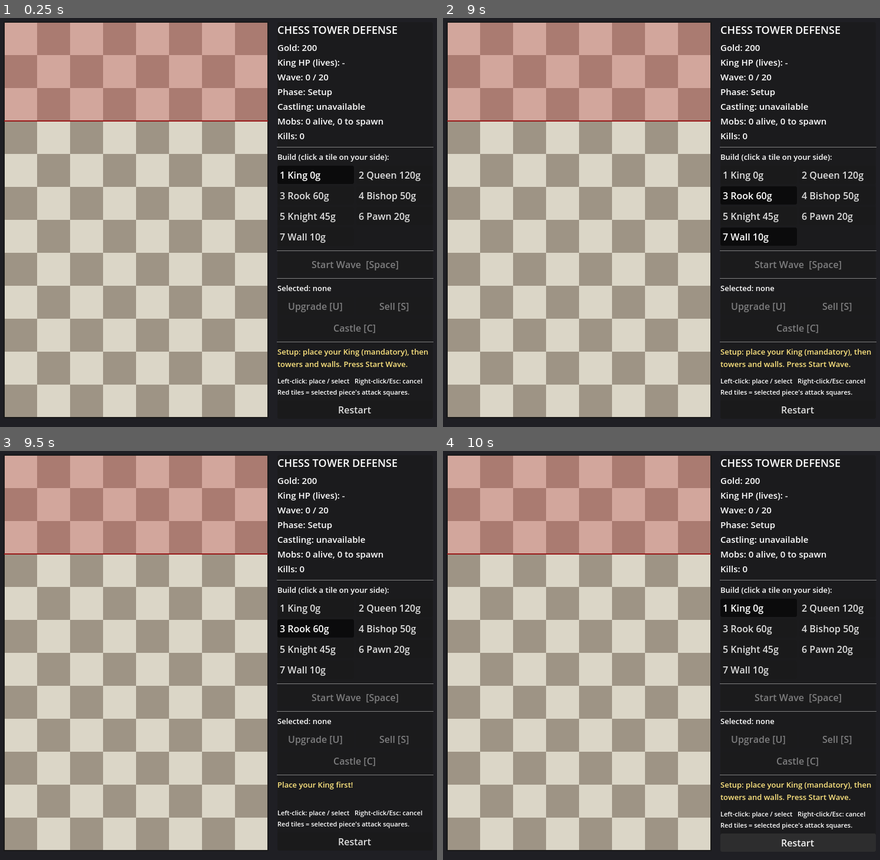
Above: before the commit, frames 1-4 (two rows, left to right).
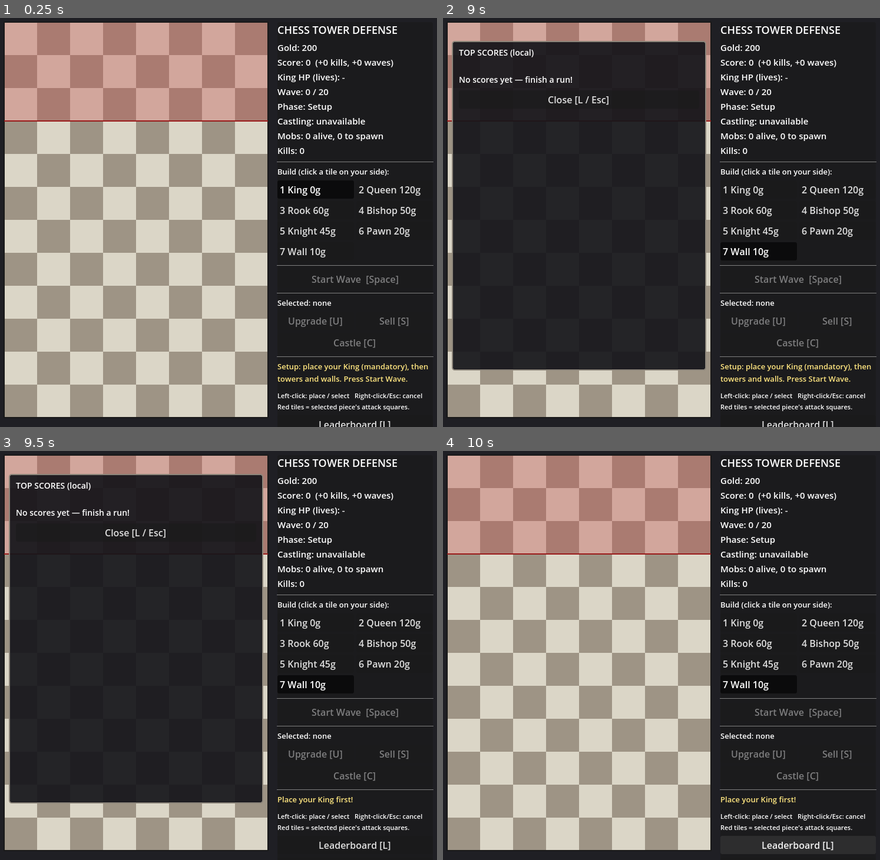
Above: after the commit, the same moments.

Repository: mhaiprojects/ChessTD-Protect-the-King
Game: Godot game, scene res://scenes/main.tscn
The game is run twice, just before and just after one commit, with the same random seed, the same clock (stepped at 60 frames per second) and the same inputs.
Inputs (mouse positions are in pixels of both pictures, inside the frame that each line leads up to):
- Up to frame 1 (0.25 s): no input
- Up to frame 2 (9 s): click (796, 422) at 0.5 s, where only the run after the commit has a clickable "Leaderboard [L]"; click "Restart" (after the commit: "Close [L / Esc]") at 1.25 s; click (796, 410) at 2 s, where only the run before the commit has a clickable "Restart"; click (796, 410) at 2.75 s, where only the run before the commit has a clickable "Restart"; click "1 King 0g" at 3.5 s; click "2 Queen 120g" at 4.25 s; click "3 Rook 60g" at 5 s; click "4 Bishop 50g" at 5.75 s; click "5 Knight 45g" at 6.5 s; click "6 Pawn 20g" at 7.25 s; click "7 Wall 10g" at 8 s; tap A at 8.75 s; move the mouse to (762, 197) at 8.77 s; tap L at 8.85 s; click (762, 197) at 8.92 s
- Up to frame 3 (9.5 s): tap Space at 9.02 s
- Up to frame 4 (10 s): click (796, 843) at 9.5 s, where only the run after the commit has a clickable "Leaderboard [L]"

The runs differ from the first frame. In frame 1, 5.6% of the frame differs, in the area x 63-100%, y 10-100%; in frame 2, 52%, in the area x 2-100%, y 5-100%; in frame 3, 52%; in frame 4, 5.2%.

Commit message:
2026-11-17 18:17 AEDT: Add match scoring, local leaderboard, and HUD overlays.
Co-authored-by: Cursor <cursoragent@cursor.com>

Diff:
--- a/scripts/game.gd
+++ b/scripts/game.gd
@@ -4,6 +4,8 @@
 
 const P := preload("res://scripts/pieces.gd")
 const M := preload("res://scripts/mobs.gd")
+const SC := preload("res://scripts/scoring.gd")
+const HS := preload("res://scripts/highscores.gd")
 
 const COLS := 8
 const ROWS := 12
@@ -70,7 +72,12 @@
 var wave_hp := 18.0              # legacy default HP for tests that override hp only
 var kills := 0
 var gold_from_kills := 0
+var score := 0
+var score_from_kills := 0
+var score_from_waves := 0
+var match_result := ""          # "", "win", or "loss" after first end
 var last_message := ""
+var _match_recorded := false
 var castling_used := false
 var rng := RandomNumberGenerator.new()
 var astar := AStarGrid2D.new()
@@ -102,6 +109,11 @@
 	spawn_types.clear()
 	kills = 0
 	gold_from_kills = 0
+	score = 0
+	score_from_kills = 0
+	score_from_waves = 0
+	match_result = ""
+	_match_recorded = false
 	castling_used = false
 	_board_changed()
 	_msg("Setup: place your King (mandatory), then towers and walls. Press Start Wave.")
@@ -111,6 +123,22 @@
 
 func _msg(t: String) -> void:
 	last_message = t
+
+
+func _refresh_score() -> void:
+	score = SC.final_score(score_from_kills, score_from_waves)
+
+
+func _record_match_end() -> void:
+	if _match_recorded:
+		return
+	_match_recorded = true
+	_refresh_score()
+	if phase == Phase.VICTORY:
+		match_result = "win"
+	else:
+		match_result = "loss"
+	HS.add_entry(score, wave, match_result)
 
 
 func in_bounds(c: Vector2i) -> bool:
@@ -487,12 +515,16 @@
 	if phase == Phase.WAVE and spawn_left == 0 and mobs.is_empty():
 		var bonus := M.wave_clear_bonus(wave)
 		gold += bonus
+		var wp := SC.wave_clear_points(wave)
+		score_from_waves += wp
+		_refresh_score()
 		if wave >= MAX_WAVES:
 			phase = Phase.VICTORY
-			_msg("VICTORY! All %d waves cleared." % MAX_WAVES)
+			_msg("VICTORY! All %d waves cleared. Final score: %d." % [MAX_WAVES, score])
+			_record_match_end()
 		else:
 			phase = Phase.BETWEEN
-			_msg("Wave %d cleared! +%d bonus gold. Build, then start the next wave." % [wave, bonus])
+			_msg("Wave %d cleared! +%d bonus gold, +%d score. Build, then start the next wave." % [wave, bonus, wp])
 
 
 func _mob_claims_tile(m, c: Vector2i) -> bool:
@@ -614,7 +646,9 @@
 	if p.type == P.KING:
 		king_cell = Vector2i(-1, -1)
 		phase = Phase.GAME_OVER
-		_msg("Your King has fallen - GAME OVER (wave %d). Press Restart." % wave)
+		_refresh_score()
+		_msg("Your King has fallen - GAME OVER (wave %d). Score: %d. Press Restart." % [wave, score])
+		_record_match_end()
 	else:
 		_msg("Your %s was destroyed!" % P.NAMES[p.type])
 	_board_changed()
@@ -643,6 +677,9 @@
 			gold += best.reward
 			gold_from_kills += best.reward
 			kills += 1
+			var pts := SC.kill_points(best.mob_type, maxi(wave, 1))
+			score_from_kills += pts
+			_refresh_score()
 
 
 # ---------------------------------------------------------------- input
@@ -747,7 +784,9 @@
 	if phase == Phase.GAME_OVER or phase == Phase.VICTORY:
 		var box := Rect2(ORIGIN + Vector2(0, 5 * TILE), Vector2(COLS * TILE, 2 * TILE))
 		draw_rect(box, Color(0, 0, 0, 0.75))
-		draw_string(font, box.position + Vector2(0, 70), PHASE_NAMES[phase], HORIZONTAL_ALIGNMENT_CENTER, box.size.x, 40, Color.WHITE)
+		var head: String = PHASE_NAMES[phase]
+		draw_string(font, box.position + Vector2(0, 36), head, HORIZONTAL_ALIGNMENT_CENTER, box.size.x, 36, Color.WHITE)
+		draw_string(font, box.position + Vector2(0, 78), "Score: %d" % score, HORIZONTAL_ALIGNMENT_CENTER, box.size.x, 28, Color(1, 0.92, 0.45))
 
 
 func _draw_piece_shape(type: int, c: Vector2, level: int, hp_ratio: float, flash: float, font: Font, alpha: float) -> void:
--- /dev/null
+++ b/scripts/highscores.gd
@@ -0,0 +1,94 @@
+extends RefCounted
+## Local JSON leaderboard (top 10). Override save path for tests.
+
+const MAX_ENTRIES := 10
+const DEFAULT_PATH := "user://highscores.json"
+
+static var _path_override: String = ""
+
+
+static func set_save_path(path: String) -> void:
+	_path_override = path
+
+
+static func reset_save_path() -> void:
+	_path_override = ""
+
+
+static func get_save_path() -> String:
+	if _path_override != "":
+		return _path_override
+	return DEFAULT_PATH
+
+
+static func load_entries() -> Array:
+	var path := get_save_path()
+	if not FileAccess.file_exists(path):
+		return []
+	var f := FileAccess.open(path, FileAccess.READ)
+	if f == null:
+		return []
+	var parsed = JSON.parse_string(f.get_as_text())
+	if parsed == null or not (parsed is Array):
+		return []
+	return parsed.duplicate(true)
+
+
+static func save_entries(entries: Array) -> bool:
+	var trimmed := trim_top(sort_entries(entries))
+	var f := FileAccess.open(get_save_path(), FileAccess.WRITE)
+	if f == null:
+		return false
+	f.store_string(JSON.stringify(trimmed, "\t"))
+	return true
+
+
+static func trimmed_copy(entries: Array) -> Array:
+	return trim_top(entries.duplicate(true))
+
+
+static func sort_entries(entries: Array) -> Array:
+	var out: Array = entries.duplicate(true)
+	out.sort_custom(func(a, b):
+		var sa: int = int(a.get("score", 0))
+		var sb: int = int(b.get("score", 0))
+		if sa != sb:
+			return sa > sb
+		var wa: int = int(a.get("waves", 0))
+		var wb: int = int(b.get("waves", 0))
+		return wa > wb
+	)
+	return out
+
+
+static func trim_top(entries: Array) -> Array:
+	if entries.size() <= MAX_ENTRIES:
+		return entries
+	return entries.slice(0, MAX_ENTRIES)
+
+
+static func add_entry(score: int, waves: int, result: String, datetime: String = "") -> Array:
+	var when := datetime
+	if when == "":
+		when = Time.get_datetime_string_from_system()
+	var entry := {
+		"score": score,
+		"waves": waves,
+		"result": result,
+		"datetime": when,
+	}
+	var all := load_entries()
+	all.append(entry)
+	all = sort_entries(all)
+	all = trim_top(all)
+	save_entries(all)
+	return all
+
+
+static func normalize_entry(d: Dictionary) -> Dictionary:
+	return {
+		"score": int(d.get("score", 0)),
+		"waves": int(d.get("waves", 0)),
+		"result": str(d.get("result", "loss")),
+		"datetime": str(d.get("datetime", "")),
+	}
--- /dev/null
+++ b/scripts/scoring.gd
@@ -0,0 +1,27 @@
+extends RefCounted
+## Match score: kill points by mob strength and wave-clear bonuses.
+
+const M := preload("res://scripts/mobs.gd")
+
+## Base kill score by mob type (promoted and brutes worth more).
+const KILL_BASE := {
+	M.GRUNT: 10,
+	M.RUNNER: 7,
+	M.BRUTE: 24,
+	M.SAPPER: 13,
+	M.PROMOTED: 32,
+}
+
+
+static func kill_points(mob_type: int, wave: int) -> int:
+	var base: int = int(KILL_BASE.get(mob_type, 10))
+	var w: int = maxi(1, wave)
+	return base + w
+
+
+static func wave_clear_points(wave: int) -> int:
+	return 20 + 6 * wave
+
+
+static func final_score(kill_total: int, wave_bonus_total: int) -> int:
+	return kill_total + wave_bonus_total
--- a/scripts/ui.gd
+++ b/scripts/ui.gd
@@ -2,6 +2,7 @@
 ## Side panel HUD built in code: stats, build palette, wave/upgrade/sell controls.
 
 const P := preload("res://scripts/pieces.gd")
+const HS := preload("res://scripts/highscores.gd")
 
 var game
 var lbl_stats: Label
@@ -13,6 +14,12 @@
 var btn_sell: Button
 var btn_restart: Button
 var btn_castle: Button
+var btn_leaderboard: Button
+var overlay_final: PanelContainer
+var overlay_leaderboard: PanelContainer
+var lbl_final_body: Label
+var lbl_leaderboard_body: Label
+var _end_overlay_shown := false
 
 
 func _ready() -> void:
@@ -70,9 +77,22 @@
 	spacer.size_flags_vertical = Control.SIZE_EXPAND_FILL
 	v.add_child(spacer)
 	v.add_child(_label("Left-click: place / select   Right-click/Esc: cancel\nRed tiles = selected piece's attack squares.", 11))
+	btn_leaderboard = _button("Leaderboard [L]")
+	btn_leaderboard.pressed.connect(toggle_leaderboard)
+	v.add_child(btn_leaderboard)
 	btn_restart = _button("Restart")
-	btn_restart.pressed.connect(func(): game.reset())
+	btn_restart.pressed.connect(_on_restart)
 	v.add_child(btn_restart)
+
+	overlay_final = _overlay_panel(Vector2(56, 420), Vector2(368, 200))
+	overlay_final.z_index = 5
+	lbl_final_body = _overlay_label(overlay_final)
+	overlay_leaderboard = _overlay_panel(Vector2(24, 48), Vector2(432, 560))
+	overlay_leaderboard.z_index = 4
+	lbl_leaderboard_body = _overlay_label(overlay_leaderboard)
+	var lb_close := _button("Close [L / Esc]")
+	lb_close.pressed.connect(func(): overlay_leaderboard.visible = false)
+	overlay_leaderboard.get_child(0).add_child(lb_close)
 
 
 func _label(text: String, size: int) -> Label:
@@ -84,6 +104,86 @@
 	return l
 
 
+func _overlay_panel(pos: Vector2, size: Vector2) -> PanelContainer:
+	var p := PanelContainer.new()
+	p.visible = false
+	p.position = pos
+	p.custom_minimum_size = size
+	add_child(p)
+	var box := VBoxContainer.new()
+	box.add_theme_constant_override("separation", 8)
+	p.add_child(box)
+	var style := StyleBoxFlat.new()
+	style.bg_color = Color(0.08, 0.08, 0.1, 0.92)
+	style.border_color = Color(0.55, 0.52, 0.48)
+	style.set_border_width_all(2)
+	style.set_corner_radius_all(4)
+	style.content_margin_left = 12
+	style.content_margin_right = 12
+	style.content_margin_top = 10
+	style.content_margin_bottom = 10
+	p.add_theme_stylebox_override("panel", style)
+	return p
+
+
+func _overlay_label(panel: PanelContainer) -> Label:
+	var box: VBoxContainer = panel.get_child(0)
+	var t := _label("", 14)
+	box.add_child(t)
+	return t
+
+
+func _on_restart() -> void:
+	overlay_final.visible = false
+	_end_overlay_shown = false
+	game.reset()
+	_refresh_leaderboard_text()
+
+
+func toggle_leaderboard() -> void:
+	overlay_leaderboard.visible = not overlay_leaderboard.visible
+	if overlay_leaderboard.visible:
+		_refresh_leaderboard_text()
+
+
+func _refresh_leaderboard_text() -> void:
+	var lines: PackedStringArray = ["TOP SCORES (local)", ""]
+	var rows := HS.load_entries()
+	if rows.is_empty():
+		lines.append("No scores yet — finish a run!")
+	else:
+		for i in rows.size():
+			var e: Dictionary = HS.normalize_entry(rows[i])
+			var tag := "WIN" if e.result == "win" else "LOSS"
+			lines.append("%2d.  %5d  W%-2d  %s  %s" % [i + 1, e.score, e.waves, tag, e.datetime])
+	lbl_leaderboard_body.text = "\n".join(lines)
+
+
+func _refresh_final_overlay() -> void:
+	var title := "VICTORY" if game.phase == game.Phase.VICTORY else "GAME OVER"
+	var res: String = game.match_result if game.match_result != "" else ("win" if game.phase == game.Phase.VICTORY else "loss")
+	lbl_final_body.text = (
+		"%s\n\nFinal score: %d\n(+%d from kills, +%d from waves)\nWaves reached: %d / %d\nResult: %s\n\nPress Leaderboard [L] or Restart."
+		% [
+			title, game.score, game.score_from_kills, game.score_from_waves,
+			game.wave, game.MAX_WAVES, res.to_upper(),
+		]
+	)
+	overlay_final.visible = true
+
+
+func _unhandled_input(event: InputEvent) -> void:
+	if event is InputEventKey and event.pressed and not event.echo:
+		match event.keycode:
+			KEY_L:
+				toggle_leaderboard()
+				get_viewport().set_input_as_handled()
+			KEY_ESCAPE:
+				if overlay_leaderboard.visible:
+					overlay_leaderboard.visible = false
+					get_viewport().set_input_as_handled()
+
+
 func _button(text: String) -> Button:
 	var b := Button.new()
 	b.text = text
@@ -103,9 +203,19 @@
 		var k = game.pieces[game.king_cell]
 		king_hp = "%d / %d" % [ceili(k.hp), ceili(k.max_hp)]
 	var castle_txt := "used" if game.castling_used else ("available" if game.castle_rooks_eligible().size() > 0 else "unavailable")
-	lbl_stats.text = "Gold: %d\nKing HP (lives): %s\nWave: %d / %d\nPhase: %s\nCastling: %s\nMobs: %d alive, %d to spawn\nKills: %d" % [
-		game.gold, king_hp, game.wave, game.MAX_WAVES, game.PHASE_NAMES[game.phase], castle_txt,
-		game.mobs.size(), game.spawn_left, game.kills]
+	lbl_stats.text = (
+		"Gold: %d\nScore: %d  (+%d kills, +%d waves)\nKing HP (lives): %s\nWave: %d / %d\nPhase: %s\nCastling: %s\nMobs: %d alive, %d to spawn\nKills: %d"
+		% [
+			game.gold, game.score, game.score_from_kills, game.score_from_waves,
+			king_hp, game.wave, game.MAX_WAVES, game.PHASE_NAMES[game.phase], castle_txt,
+			game.mobs.size(), game.spawn_left, game.kills,
+		]
+	)
+	if (game.phase == game.Phase.GAME_OVER or game.phase == game.Phase.VICTORY) and not _end_overlay_shown:
+		_end_overlay_shown = true
+		_refresh_final_overlay()
+		overlay_leaderboard.visible = true
+		_refresh_leaderboard_text()
 	for t in build_buttons:
 		var b: Button = build_buttons[t]
 		b.set_pressed_no_signal(game.build_type == t)
--- a/tests/test_runner.gd
+++ b/tests/test_runner.gd
@@ -5,6 +5,8 @@
 const P := preload("res://scripts/pieces.gd")
 const M := preload("res://scripts/mobs.gd")
 const GameScript := preload("res://scripts/game.gd")
+const SC := preload("res://scripts/scoring.gd")
+const HS := preload("res://scripts/highscores.gd")
 const SIZE := Vector2i(8, 12)
 
 var passed := 0
@@ -12,7 +14,11 @@
 
 
 func _initialize() -> void:
+	_clear_hs_test_file()
+	HS.set_save_path(_hs_test_path())
 	_run()
+	HS.reset_save_path()
+	_clear_hs_test_file()
 
 
 func check(cond: bool, name: String) -> void:
@@ -77,6 +83,8 @@
 	test_combat_gold_upgrade()
 	print("== Full wave simulation ==")
 	test_full_wave()
+	print("== Score & leaderboard ==")
+	test_scoring_and_highscores()
 	print("== Main scene + UI + mouse input ==")
 	await test_scene()
 	print("\nRESULT: %d passed, %d failed" % [passed, failed])
@@ -368,9 +376,10 @@
 	check(king.hp < king.max_hp, "Mob targets and attacks the King (hp %.0f)" % king.hp)
 	run_for(g, 150.0, 0.05, func(): return g.phase == g.Phase.GAME_OVER)
 	check(g.phase == g.Phase.GAME_OVER and not g.has_king(), "King destroyed -> GAME OVER")
+	check(g.score >= 0 and g.match_result == "loss", "Game over sets match result and score")
 	check(not g.place(P.PAWN, Vector2i(1, 9)), "No building after game over")
 	g.reset()
-	check(g.phase == g.Phase.SETUP and g.pieces.is_empty() and g.gold == 200, "Restart resets the game")
+	check(g.phase == g.Phase.SETUP and g.pieces.is_empty() and g.gold == 200 and g.score == 0, "Restart resets the game")
 	g.free()
 
 
@@ -566,13 +575,82 @@
 	g.free()
 
 
+func _hs_test_path() -> String:
+	return "user://_test_highscores_runner.json"
+
+
+func _clear_hs_test_file() -> void:
+	var p := _hs_test_path()
+	if FileAccess.file_exists(p):
+		DirAccess.remove_absolute(ProjectSettings.globalize_path(p))
+
+
+func test_scoring_and_highscores() -> void:
+	check(SC.kill_points(M.GRUNT, 1) == 11, "Grunt kill score wave 1")
+	check(SC.kill_points(M.PROMOTED, 3) > SC.kill_points(M.GRUNT, 3), "Promoted worth more than Grunt")
+	check(SC.kill_points(M.BRUTE, 2) > SC.kill_points(M.RUNNER, 2), "Brute worth more than Runner")
+	check(SC.wave_clear_points(5) == 50, "Wave 5 clear score bonus")
+	check(SC.final_score(80, 50) == 130, "Final score sums kill and wave parts")
+
+	var g = new_game()
+	g.place(P.KING, Vector2i(3, 11))
+	g.place(P.ROOK, Vector2i(3, 8))
+	var rook = g.pieces[Vector2i(3, 8)]
+	rook.cd = 0.0
+	g.wave = 2
+	var brute = g.spawn_mob(Vector2i(3, 6), 1.0, M.BRUTE)
+	brute.speed = 0.0
+	var pts: int = SC.kill_points(M.BRUTE, 2)
+	g.step(0.01)
+	check(g.score_from_kills == pts and g.score == pts, "Kill adds mob-type score to match")
+	g.free()
+
+	g = new_game()
+	g.place(P.KING, Vector2i(3, 11))
+	g.wave = 1
+	g.phase = g.Phase.WAVE
+	g.spawn_left = 0
+	g.mobs.clear()
+	var wpts := SC.wave_clear_points(1)
+	g.step(0.05)
+	check(g.score_from_waves == wpts and g.score == wpts, "Wave clear adds score bonus")
+	g.free()
+
+	g = new_game()
+	g.place(P.KING, Vector2i(0, 11))
+	var king = g.pieces[g.king_cell]
+	king.hp = 0.01
+	g.spawn_mob(Vector2i(0, 10), 100000.0).speed = 0.0
+	run_for(g, 3.0)
+	check(g.phase == g.Phase.GAME_OVER and g.match_result == "loss" and g._match_recorded, "Game over records loss")
+	g.free()
+
+	_clear_hs_test_file()
+	HS.add_entry(50, 1, "loss", "2020-01-01 12:00:00")
+	HS.add_entry(200, 10, "win", "2021-06-15 08:30:00")
+	HS.add_entry(120, 4, "loss", "2022-03-03 18:45:00")
+	var loaded := HS.load_entries()
+	check(loaded.size() == 3 and int(loaded[0].score) == 200, "High scores sorted by score descending")
+	var sorted := HS.sort_entries([
+		{"score": 10, "waves": 1, "result": "loss", "datetime": "a"},
+		{"score": 99, "waves": 2, "result": "win", "datetime": "b"},
+		{"score": 50, "waves": 5, "result": "loss", "datetime": "c"},
+	])
+	check(int(sorted[0].score) == 99 and int(sorted[1].score) == 50, "sort_entries orders high to low")
+	for i in 12:
+		HS.add_entry(i * 10, 1, "loss", "t%d" % i)
+	check(HS.load_entries().size() == 10, "Leaderboard trims to top 10")
+	check(HS.save_entries([{"score": 1, "waves": 1, "result": "win", "datetime": "x"}]), "save_entries writes JSON")
+	check(FileAccess.file_exists(_hs_test_path()), "High score file created at override path")
+
+
 func test_scene() -> void:
 	var scene = load("res://scenes/main.tscn").instantiate()
 	root.add_child(scene)
 	for i in 3: await process_frame
 	var g = scene.get_node("Game")
 	var ui = scene.get_node("UI")
-	check(g != null and ui.build_buttons.size() == 7 and ui.btn_start != null, "Main scene loads with HUD (7 build buttons)")
+	check(g != null and ui.build_buttons.size() == 7 and ui.btn_start != null and ui.btn_leaderboard != null, "Main scene loads with HUD (7 build buttons)")
 	# Simulate a real left click on tile (3,11) with King selected
 	var ev := InputEventMouseButton.new()
 	ev.button_index = MOUSE_BUTTON_LEFT
Not shown, added: scripts/highscores.gd.uid
Not shown, added: scripts/scoring.gd.uid
